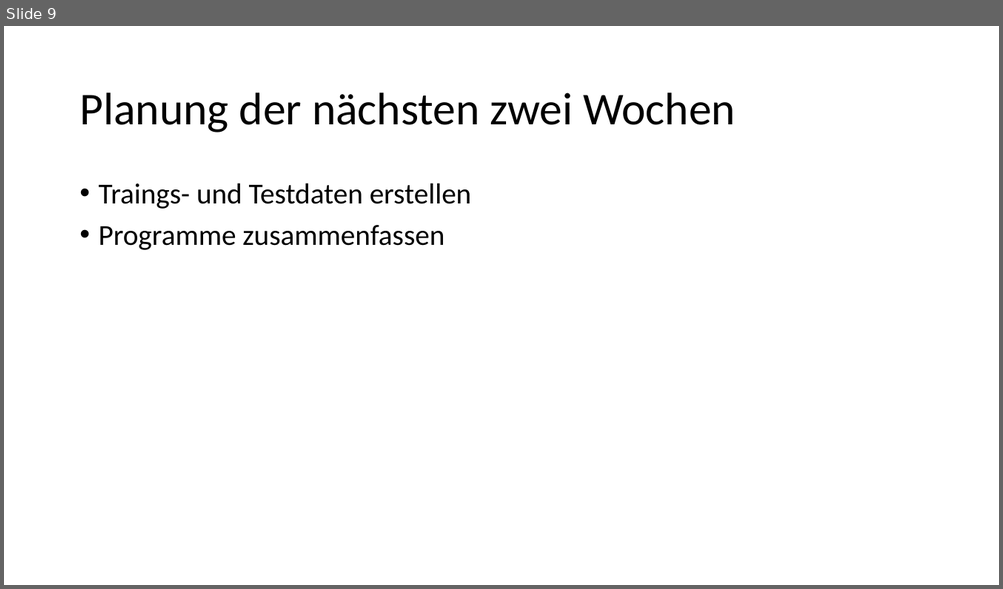
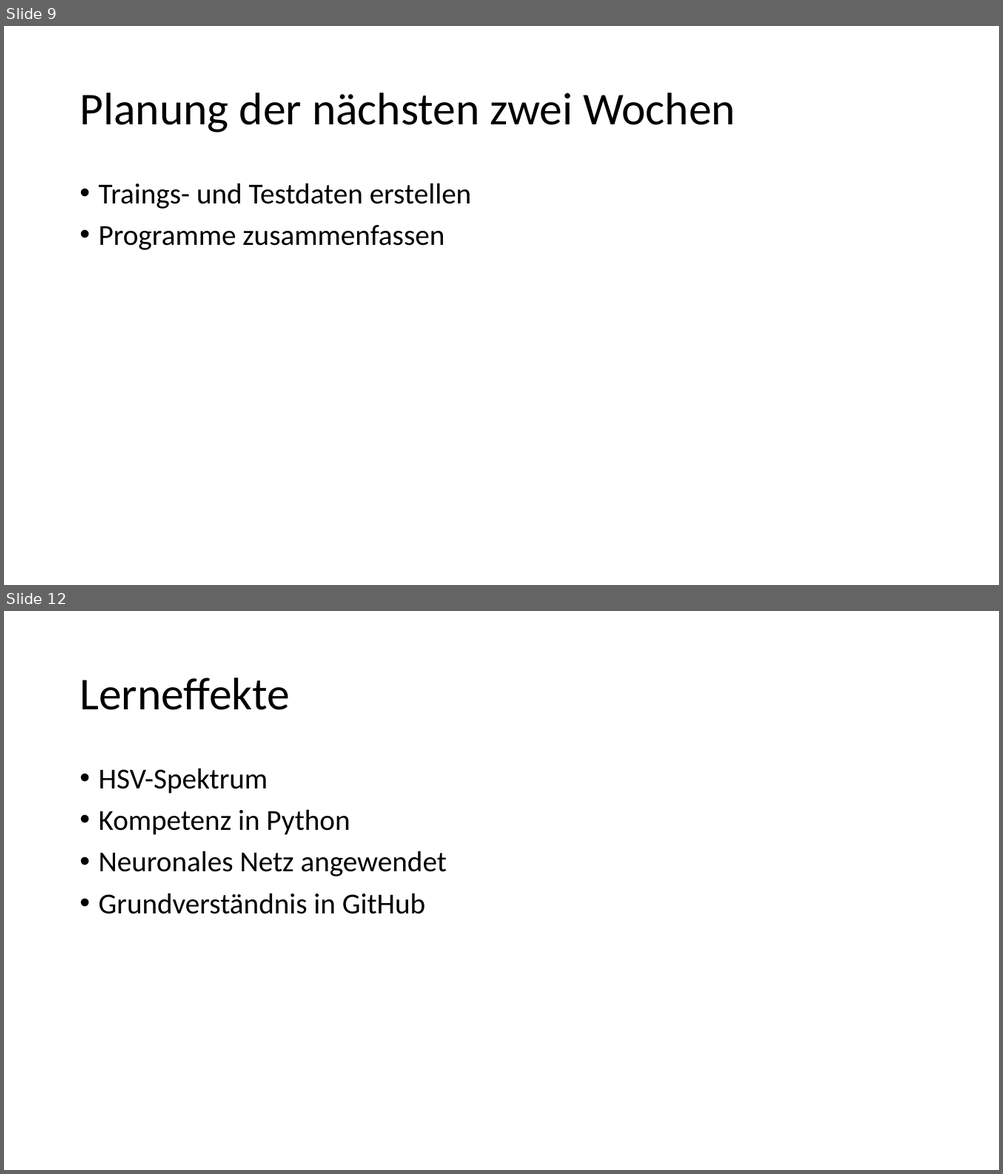
Before and after one commit to linuxfanatiker/hugepackage, a slide deck: praesentationen/Woche1_Ergebnisse.pptx. Shown one above the other, each under a label of ours: slide 9 before the commit, slides 9 and 12 after it; the slides between them are not shown. The pictures are 1003x589 and 1003x1174 pixels, drawn with LibreOffice and Linux fonts; fonts in the diff are those of the drawing. Boxes give left, top, right and bottom in pixels: in the first picture for what was removed or moved away, otherwise in the second. Text is boxed around its words. In the diff, an @@ line names an element or a change of style, - is before the commit and + after.

```diff
--- a/praesentationen/Woche1_Ergebnisse.pptx
+++ b/praesentationen/Woche1_Ergebnisse.pptx
@@ slide 12 added at bbox=[4, 611, 999, 1170], background #FFFFFF @@
@@ title added at bbox=[79, 678, 290, 710], 44 pt, text #000000 @@
+Lerneffekte
@@ text added at bbox=[99, 768, 447, 914], 28 pt, text #000000 @@
+• HSV-Spektrum
+• Kompetenz in Python
+• Neuronales Netz angewendet
+• Grundverständnis in GitHub
```
Also in this commit, not shown: 2 other slides added.
